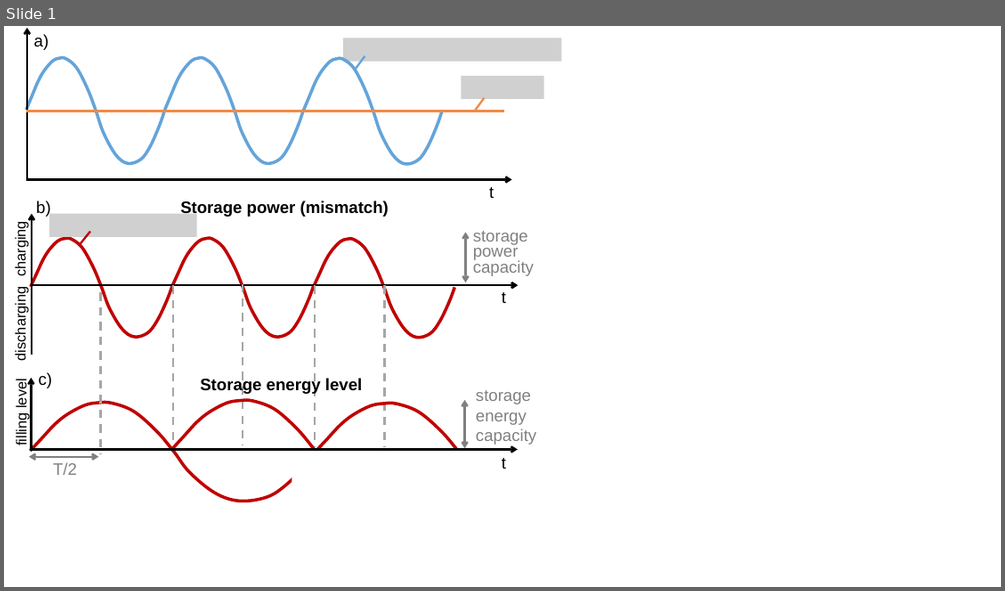
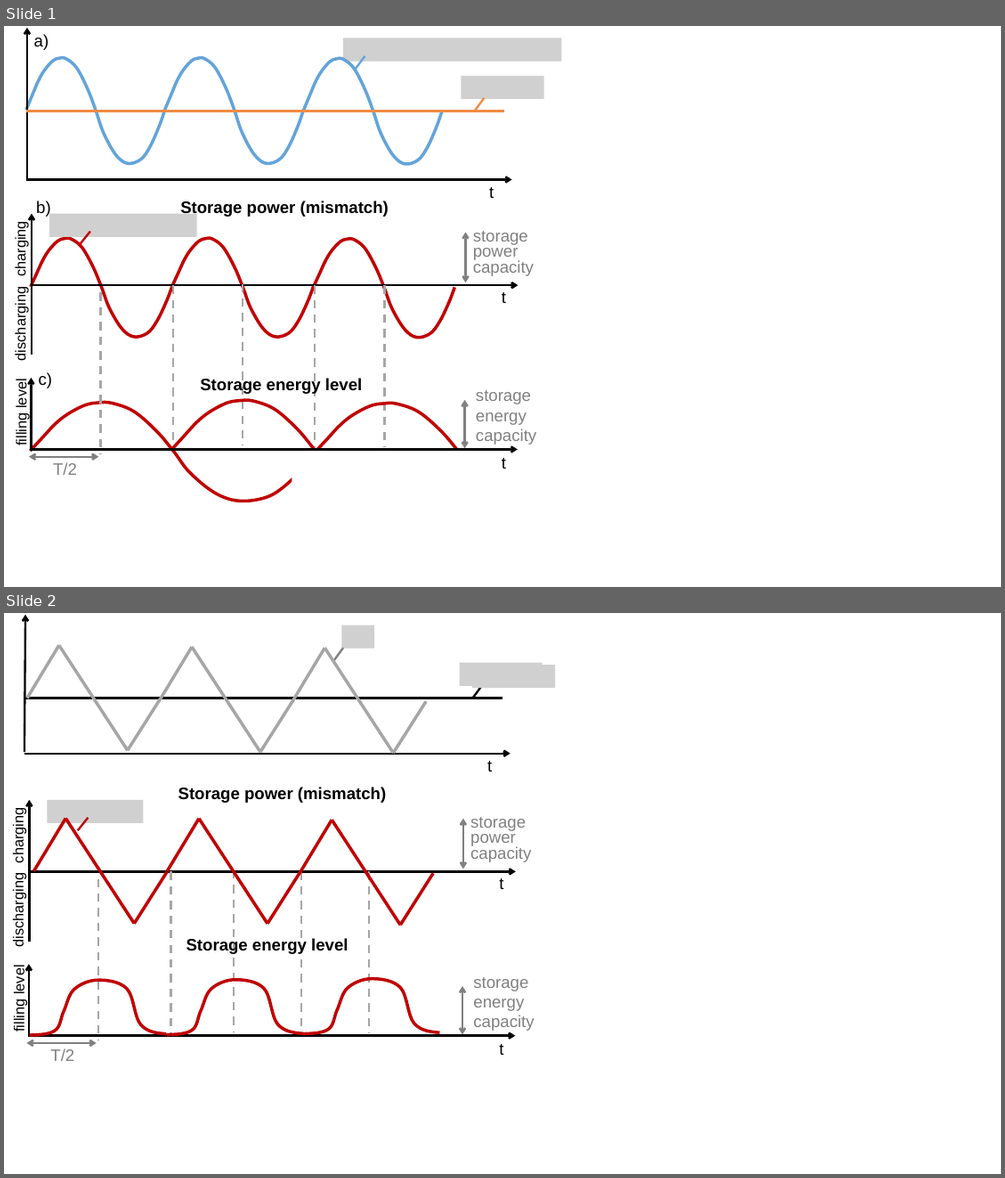
Before and after one commit to martavp/pv-textbook, a slide deck: Figures/Chapter_14/drawings/Fig14.X_storage_theory.pptx. Shown one above the other, each under a label of ours: slide 1 before the commit, slides 1 and 2 after it. The pictures are 1005x591 and 1005x1178 pixels, drawn with LibreOffice and Linux fonts; fonts in the diff are those of the drawing; grey boxes stand for pictures. Boxes give left, top, right and bottom in pixels: in the first picture for what was removed or moved away, otherwise in the second. Text is boxed around its words. In the diff, an @@ line names an element or a change of style, - is before the commit and + after.

Commit message:
add figure problem ideal storage

```diff
--- a/Figures/Chapter_14/drawings/Fig14.X_storage_theory.pptx
+++ b/Figures/Chapter_14/drawings/Fig14.X_storage_theory.pptx
@@ slide 2 added at bbox=[4, 613, 1001, 1174], background #FFFFFF @@
@@ line added from (27, 698) to (59, 645), #A6A6A6 3 pt @@
@@ line added from (128, 751) to (59, 645), #A6A6A6 3 pt @@
@@ line added from (161, 699) to (192, 647), #A6A6A6 3 pt @@
@@ line added from (260, 752) to (192, 647), #A6A6A6 3 pt @@
@@ line added from (292, 700) to (324, 648), #A6A6A6 3 pt @@
@@ line added from (394, 753) to (324, 648), #A6A6A6 3 pt @@
@@ picture added at bbox=[472, 665, 555, 688] @@
@@ group added at bbox=[24, 615, 542, 771]: 3 lines, 2 pictures, 2 arrows, 1 text @@
+t
@@ line added from (128, 751) to (161, 699), #A6A6A6 3 pt @@
@@ line added from (260, 752) to (293, 700), #A6A6A6 3 pt @@
@@ line added from (394, 753) to (426, 701), #A6A6A6 3 pt @@
@@ line added from (34, 871) to (66, 819), #C00000 3 pt @@
@@ line added from (134, 924) to (66, 819), #C00000 3 pt @@
@@ line added from (167, 871) to (199, 819), #C00000 3 pt @@
@@ line added from (267, 924) to (199, 819), #C00000 3 pt @@
@@ line added from (300, 873) to (332, 820), #C00000 3 pt @@
@@ line added from (400, 925) to (332, 820), #C00000 3 pt @@
@@ line added from (134, 924) to (167, 872), #C00000 3 pt @@
@@ line added from (267, 924) to (300, 872), #C00000 3 pt @@
@@ line added from (400, 925) to (433, 873), #C00000 3 pt @@
@@ group added at bbox=[10, 787, 613, 1097]: 11 texts, 6 lines, 4 arrows, 3 double arrows, 1 rectangle, 1 picture @@
+charging
+discharging
+storage power capacity
+Storage power (mismatch)
+t
+filling level
+storage energy capacity
+t
+T/2
+t
+Storage energy level
@@ freeform shape added at bbox=[30, 981, 166, 1036], outline #C00000 3 pt @@
@@ freeform shape added at bbox=[166, 980, 303, 1035], outline #C00000 3 pt @@
@@ freeform shape added at bbox=[303, 979, 440, 1034], outline #C00000 3 pt @@
```
Also in this commit, not shown: 1 other file.
